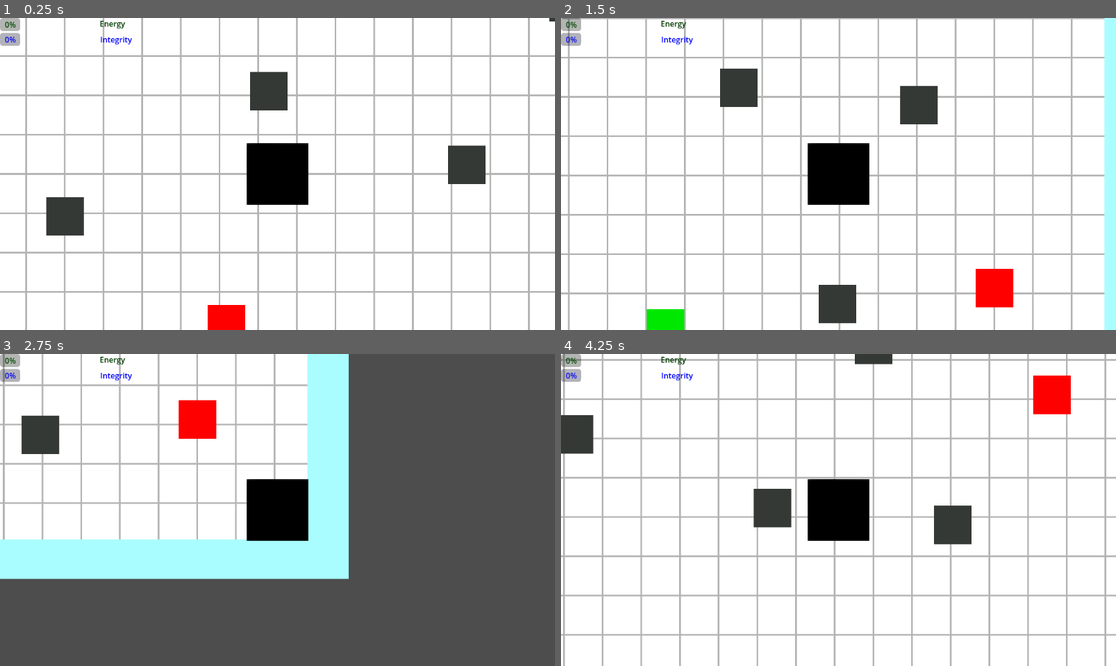
Above: before the commit, frames 1-4 (two rows, left to right).
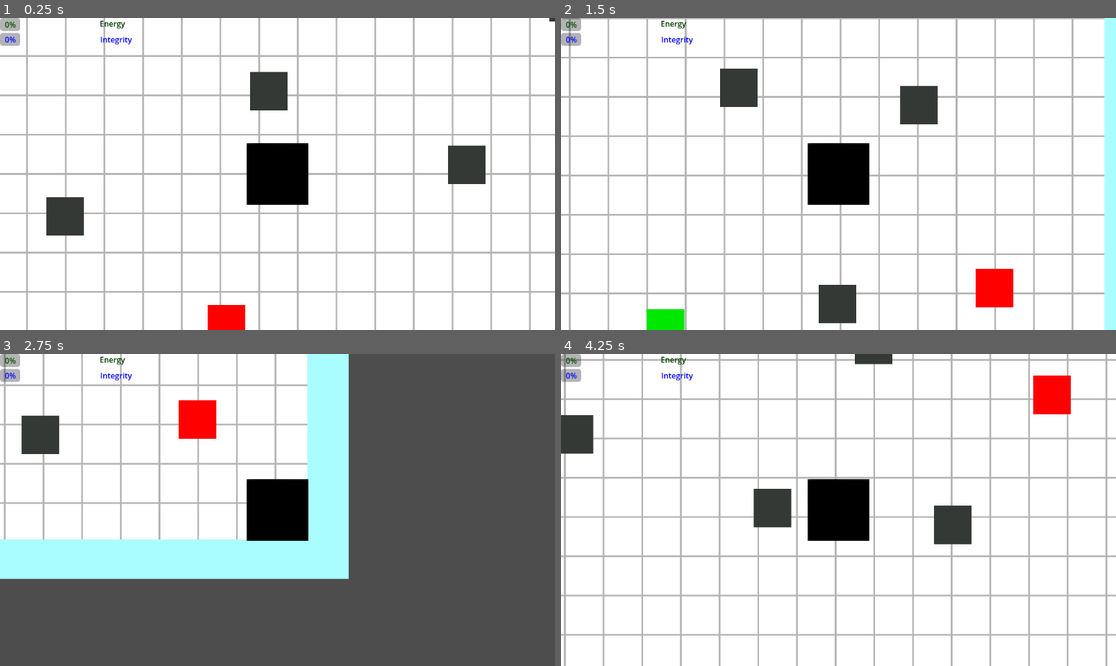
Above: after the commit, the same moments.

Repository: adityakumar-271314/Project-BIOS
Game: Godot game, scene res://scenes/main.tscn
Same seed, same stepped clock (60 frames per second), same inputs: the game is played once before the commit and once after it.
Inputs:
- Up to frame 1 (0.25 s): no input
- Up to frame 2 (1.5 s): tap Enter at 0.5 s; hold Right (ui_right) 0.53-1.28 s; hold Down (ui_down) from 1.28 s (still down)
- Up to frame 3 (2.75 s): release Down (ui_down) at 2.03 s; hold Right (ui_right) from 2.03 s (still down)
- Up to frame 4 (4.25 s): release Right (ui_right) at 2.78 s; hold Up (ui_up) 2.78-3.53 s; hold Left (ui_left) from 3.53 s (still down)

The runs differ from the first frame. In frame 1, 5.4% of the frame differs, in the area x 4-96%, y 0-100%; in frame 2, 4.8%; in frame 3, 1.6%; in frame 4, 6.0%, in the area x 0-99%, y 0-100%.

Commit message:
feat: implement SpatialMemory (Hippocampus) and resolve odometry drift

Diff:
--- a/simulation/Survival Sim/scenes/landmark.tscn
+++ b/simulation/Survival Sim/scenes/landmark.tscn
@@ -1,6 +1,9 @@
 [gd_scene format=3 uid="uid://dnmmqqj7mhs2n"]
 
 [sub_resource type="RectangleShape2D" id="RectangleShape2D_tbgi4"]
+size = Vector2(39, 40)
+
+[sub_resource type="RectangleShape2D" id="RectangleShape2D_e4np4"]
 size = Vector2(39, 40)
 
 [node name="StaticBody2D3" type="StaticBody2D" unique_id=2038669826 groups=["landmark"]]
@@ -13,5 +16,14 @@
 color = Color(0.2053146, 0.22362897, 0.21221623, 1)
 
 [node name="CollisionShape2D" type="CollisionShape2D" parent="." unique_id=747289254]
+visible = false
 position = Vector2(19.5, 20)
 shape = SubResource("RectangleShape2D_tbgi4")
+
+[node name="Area2D" type="Area2D" parent="." unique_id=388405401 groups=["landmark"]]
+collision_layer = 2
+collision_mask = 0
+
+[node name="CollisionShape2D" type="CollisionShape2D" parent="Area2D" unique_id=1623082195]
+position = Vector2(19.5, 20)
+shape = SubResource("RectangleShape2D_e4np4")
--- a/simulation/Survival Sim/scenes/main.tscn
+++ b/simulation/Survival Sim/scenes/main.tscn
@@ -7,6 +7,20 @@
 [ext_resource type="PackedScene" uid="uid://dnmmqqj7mhs2n" path="res://scenes/landmark.tscn" id="5_tipki"]
 [ext_resource type="Script" uid="uid://bhgtp1be0go2d" path="res://scripts/WorldGenerator.gd" id="6_85g3d"]
 
+[sub_resource type="GDScript" id="GDScript_tefeu"]
+script/source = "extends Node2D
+
+
+# Called when the node enters the scene tree for the first time.
+func _ready() -> void:
+	Engine.time_scale = 1.0
+
+
+# Called every frame. 'delta' is the elapsed time since the previous frame.
+func _process(delta: float) -> void:
+	pass
+"
+
 [sub_resource type="RectangleShape2D" id="RectangleShape2D_0xm2m"]
 size = Vector2(43.500065, 687.50226)
 
@@ -14,6 +28,7 @@
 size = Vector2(1239.0006, 38.5)
 
 [node name="Node2D" type="Node2D" unique_id=1689833882]
+script = SubResource("GDScript_tefeu")
 
 [node name="CharacterBody2D" parent="." unique_id=989377595 instance=ExtResource("1_sugp2")]
 
@@ -22,7 +37,8 @@
 anchors_preset = 15
 anchor_right = 1.0
 anchor_bottom = 1.0
-offset_right = 1152.0
+offset_left = 1.0
+offset_right = 1153.0
 offset_bottom = 648.0
 grow_horizontal = 2
 grow_vertical = 2
--- a/simulation/Survival Sim/scripts/AgentBody.gd
+++ b/simulation/Survival Sim/scripts/AgentBody.gd
@@ -1,103 +1,93 @@
 extends CharacterBody2D
-@onready	var ray_c = $Sensors/RayCenter
-@onready	var ray_l = $Sensors/RayLeft
-@onready	var ray_r = $Sensors/RayRight
-@onready	var proximity_sensor = $Sensors/ProximitySensor
+
+@onready var ray_c = $Sensors/RayCenter
+@onready var ray_l = $Sensors/RayLeft
+@onready var ray_r = $Sensors/RayRight
+@onready var proximity_sensor = $Sensors/ProximitySensor
 @export var speed = 400.0
 
-func _physics_process(delta):
+var current_normals = []
+var prev_vel = Vector2.ZERO # Added for acceleration
+
+
+func _physics_process(_delta):
+	# Movement logic remains same
 	var direction = Input.get_vector("ui_left", "ui_right", "ui_up", "ui_down")
 	if direction:
 		velocity = direction * speed
 	else:
 		velocity = velocity.move_toward(Vector2.ZERO, speed)
+
 	move_and_slide()
 
-var last_position = Vector2.ZERO
-var stuck_timer = 0.0
+	current_normals.clear()
+	for i in range(get_slide_collision_count()):
+		var norm = get_slide_collision(i).get_normal()
+		if not current_normals.has(norm):
+			current_normals.append(norm)
 
+func get_sensory_data() -> Dictionary:
+	var cur_vel = get_real_velocity()
+	var delta = get_physics_process_delta_time()
+	#for debug
+	var x = global_position.x
+	var y = global_position.y
 
+	# Prevent division by zero if delta is somehow 0
+	var accel = (cur_vel - prev_vel) / delta if delta > 0 else Vector2.ZERO
+	prev_vel = cur_vel
 
-func get_ray_data() -> Dictionary:
-	var current_vel = get_real_velocity().length()
+	var physically_stuck = velocity.length() > 10 and cur_vel.length() < 15
+	var normals_data = []
+	for n in current_normals:
+		normals_data.append({"x": n.x, "y": n.y})
 
-	var intended_vel = velocity.length()
+	var data = {
+		"delta" : delta,
+		"accel": {"x": accel.x, "y": accel.y},
+		"ray_c": 1.0, "ray_l": 1.0, "ray_r": 1.0,
+		"current_rotation": rotation,
+		"is_stuck": physically_stuck,
+		"collision_normals": normals_data,
+		"sensed_objects": [],
+		"global_x": x,
+		"global_y": y
+	}
 
+	# Raycasts
+	if ray_c.is_colliding(): data["ray_c"] = ray_c.global_position.distance_to(ray_c.get_collision_point()) / 200.0
+	if ray_l.is_colliding(): data["ray_l"] = ray_l.global_position.distance_to(ray_l.get_collision_point()) / 200.0
+	if ray_r.is_colliding(): data["ray_r"] = ray_r.global_position.distance_to(ray_r.get_collision_point()) / 200.0
 
-	var physically_stuck = intended_vel > 10 and current_vel < 15
-	var data = {
-		"ray_c": 1.0,
-		"ray_l": 1.0,
-		"ray_r": 1.0,
-		"current_rotation": rotation,
-		"is_stuck": physically_stuck
-	}
-	if ray_c.is_colliding():
-		data["ray_c"] = ray_c.global_position.distance_to(ray_c.get_collision_point()) / 200.0
-	if ray_l.is_colliding():
-		data["ray_l"] = ray_l.global_position.distance_to(ray_l.get_collision_point()) / 200.0
-	if ray_r.is_colliding():
-		data["ray_r"] = ray_r.global_position.distance_to(ray_r.get_collision_point()) / 200.0
+	# Proximity
+	var detections = proximity_sensor.get_overlapping_bodies() + proximity_sensor.get_overlapping_areas()
+	for obj in detections:
+		if obj == self or (obj is StaticBody2D and obj.name == "Walls"): continue
 
+		var target = obj
+		if not (obj.is_in_group("food") or obj.is_in_group("hazard") or obj.is_in_group("landmark")):
+			target = obj.get_parent()
 
+		var type = "unknown"
+		if target.is_in_group("food"): type = "food"
+		elif target.is_in_group("hazard"): type = "hazard"
+		elif target.is_in_group("landmark"): type = "landmark"
+
+		if type != "unknown":
+			var to_obj = target.global_position - global_position
+			var u_id = -1
+			if target.has_meta("unique_id"):
+				u_id = target.get_meta("unique_id")
+			elif target.get_parent() and target.get_parent().has_meta("unique_id"):
+				u_id = target.get_parent().get_meta("unique_id")
+
+			data["sensed_objects"].append({
+				"id": u_id, "type": type, "dist": to_obj.length(),
+				"angle": Vector2.RIGHT.rotated(rotation).angle_to(to_obj)
+			})
 	return data
 
-
-
-func get_sensory_data() -> Dictionary:
-	var ray_data = get_ray_data()
-	var sensed_objects = []
-
-
-	# Detect BOTH solid bodies and trigger areas
-	var detections = proximity_sensor.get_overlapping_bodies()
-	detections.append_array(proximity_sensor.get_overlapping_areas())
-
-	for obj in detections:
-		# Skip self or the ground
-		if obj == self or obj is StaticBody2D and obj.name == "Walls": continue
-
-		var to_obj = obj.global_position - global_position
-		var dist = to_obj.length()
-		var type = "unknown"
-
-		if obj.is_in_group("food") or obj.get_parent().is_in_group("food"):
-			type = "food"
-		elif obj.is_in_group("hazard") or obj.get_parent().is_in_group("hazard"):
-			type = "hazard"
-		if type != "unknown":
-			pass
-			# debug print("GODOT SCANNER SEES: ", type, " | Distance: ", snapped(to_obj.length(), 1))
-		# Skip ghosts (dist 0)
-		if dist < 5: continue
-
-		var angle = Vector2.RIGHT.rotated(rotation).angle_to(to_obj)
-
-
-		if obj.is_in_group("food"): type = "food"
-		elif obj.is_in_group("hazard"): type = "hazard"
-		elif obj.is_in_group("landmark"): type = "landmark"
-
-		# If it's still unknown, check the parent (common for complex scenes)
-		if type == "unknown" and obj.get_parent().is_in_group("food"): type = "food"
-
-		sensed_objects.append({"type": type, "dist": dist, "angle": angle})
-
-	ray_data["sensed_objects"] = sensed_objects
-
-
-
-	return ray_data
-
-
 func execute_move(motor_data: Dictionary):
-	var thrust = motor_data.get("thrust", 0.0)
-	var steer = motor_data.get("steer", 0.0)
-
-	# 1. Update Rotation based on steer primitive
-	rotation += steer * get_process_delta_time() * 4.0
-
-	# 2. Update Velocity based on NEW rotation
-	velocity = Vector2.RIGHT.rotated(rotation) * (thrust * 150.0)
-
+	rotation += motor_data.get("steer", 0.0) * get_process_delta_time() * 4.0
+	velocity = Vector2.RIGHT.rotated(rotation) * (motor_data.get("thrust", 0.0) * 150.0)
 	move_and_slide()
--- a/simulation/Survival Sim/scripts/BrainLink.gd
+++ b/simulation/Survival Sim/scripts/BrainLink.gd
@@ -57,8 +57,8 @@
 			else:
 				thing.queue_free()
 
-	packet["hazard"] = hazard_stim
-	packet["food_stimulus"] = food_stim
+	packet["hazard_stim"] = hazard_stim
+	packet["food_stim"] = food_stim
 
 	socket.put_data((JSON.stringify(packet) + "\n").to_utf8_buffer())
 
--- a/simulation/Survival Sim/scripts/WorldGenerator.gd
+++ b/simulation/Survival Sim/scripts/WorldGenerator.gd
@@ -6,15 +6,15 @@
 
 @export var map_size = Vector2(1152, 648)
 @export var margin = 100
-@export var min_dist_between_objects = 150.0 # Increase to make map sparser
+@export var min_dist_between_objects = 150.0
 
 var spawned_positions = []
+var next_id = 1
 
 func _ready():
 	randomize()
 	spawned_positions.clear()
 
-	# Spawn order: Landmarks first, then Hazards, then Food
 	spawn_group(landmark_scene, 8)
 	spawn_group(hazard_scene, 6)
 	spawn_group(food_scene, 25)
@@ -27,6 +27,9 @@
 		if pos != Vector2.ZERO:
 			var inst = scene.instantiate()
 			inst.position = pos
+			inst.set_meta("unique_id", next_id)
+			next_id += 1
+
 			add_child(inst)
 			spawned_positions.append(pos)
 
@@ -48,4 +51,4 @@
 		if is_safe:
 			return potential_pos
 
-	return Vector2.ZERO # Failed to find a spot after 20 tries
+	return Vector2.ZERO
Not shown, changed: bridge.py
Not shown, changed: core/agent.py
Not shown, changed: core/body.py
Not shown, changed: core/brain.py
Not shown, changed: core/emotions.py
Not shown, added: core/hippocampus.py
Not shown, added: digest.txt
Not shown, removed: tests/test_drives.py
